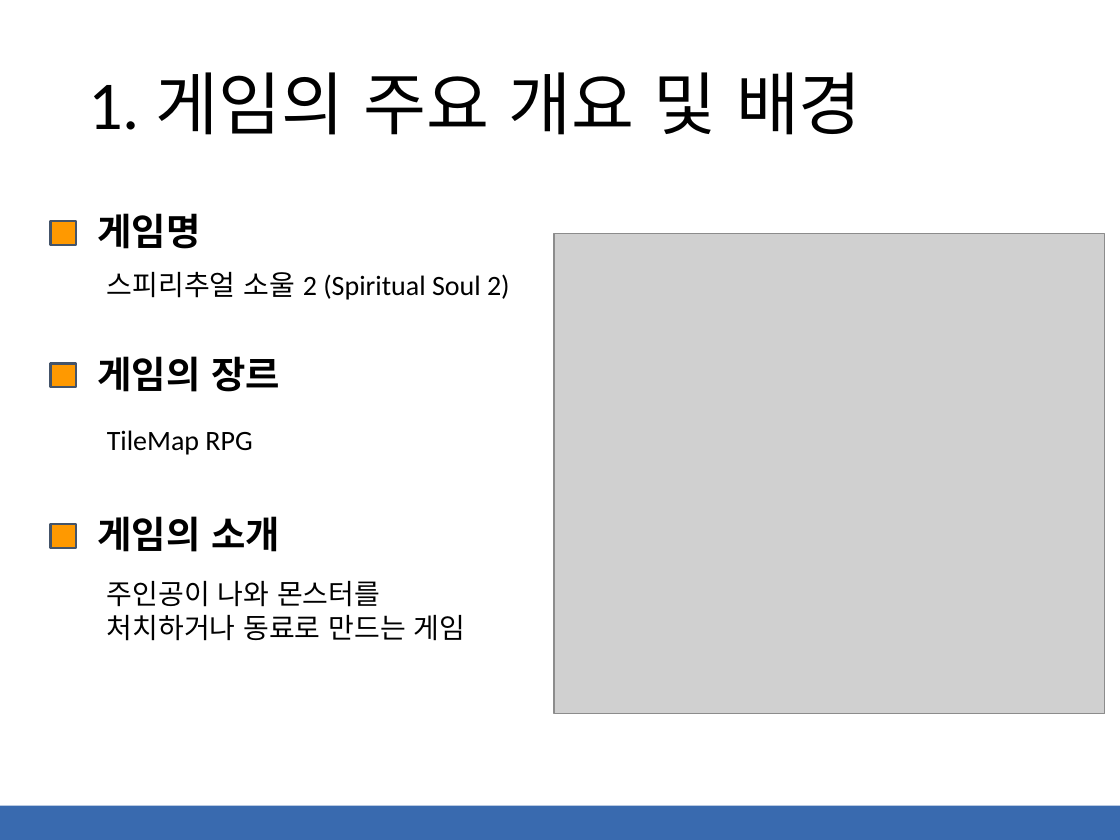
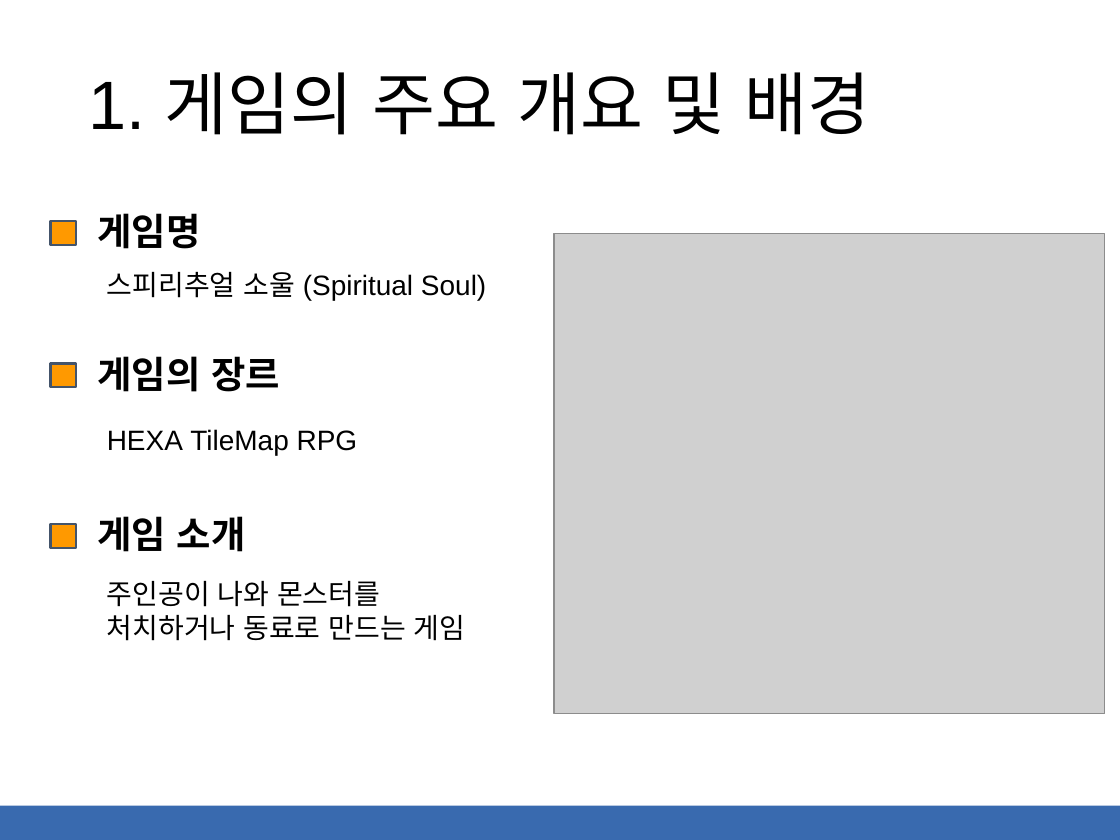
Before and after one commit to kimsibaek/cocos2d-x-work, a slide deck: slide 3 of 0000.Project/게임기획서-스피리추얼 소울2(Spiritual Soul 2).pptx. Drawn at 1120x840 pixels with LibreOffice and Linux fonts; fonts in the diff are those of the drawing; grey boxes stand for pictures. Boxes give left, top, right and bottom in pixels: in the first picture for what was removed or moved away, otherwise in the second. Text is boxed around its words. In the diff, an @@ line names an element or a change of style, - is before the commit and + after.

```diff
--- a/0000.Project/게임기획서-스피리추얼 소울2(Spiritual Soul 2).pptx
+++ b/0000.Project/게임기획서-스피리추얼 소울2(Spiritual Soul 2).pptx
@@ title "1. 게임의 주요 개요 및 ..." at <box>88,72,871,135</box>: font Calibri to Arial @@
@@ text at <box>107,272,486,300</box>: text changed; font Calibri to Arial @@
-스피리추얼 소울 2 (Spiritual Soul 2)
+스피리추얼 소울 (Spiritual Soul)
@@ text at <box>107,429,358,455</box>: text changed; font Calibri to Arial @@
-TileMap RPG
+HEXA TileMap RPG
@@ text at <box>98,516,246,552</box>: text changed; font Calibri to Arial @@
-게임의 소개
+게임 소개
```
Also in this commit, not shown: 16 other slides changed, 6 slides added, 2 slides removed.
